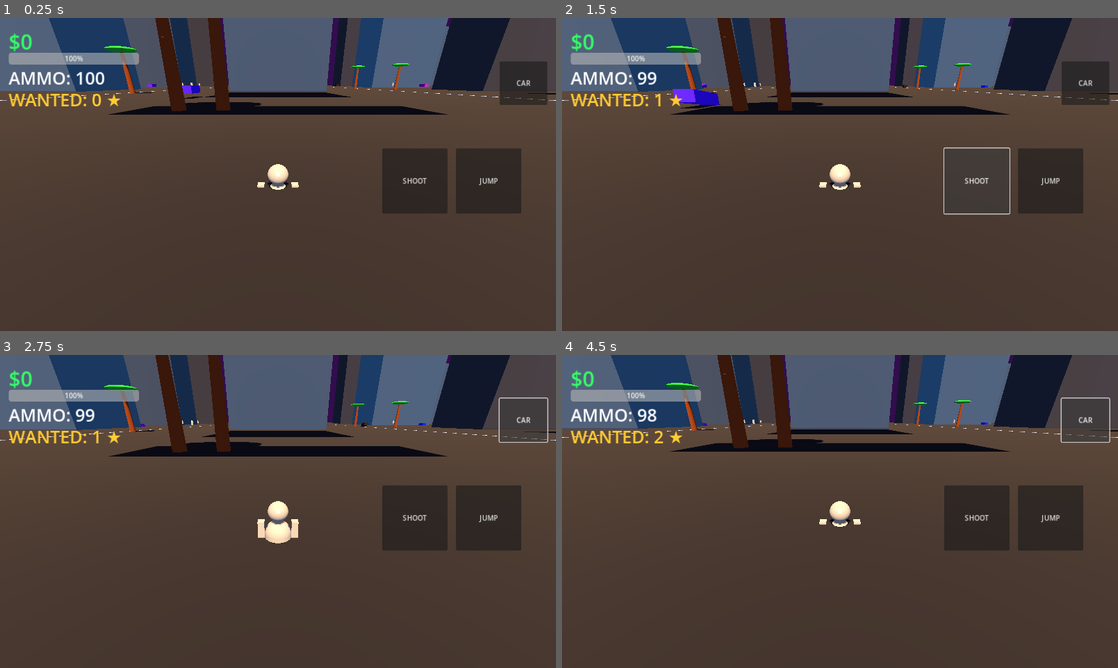
Above: before the commit, frames 1-4 (two rows, left to right).
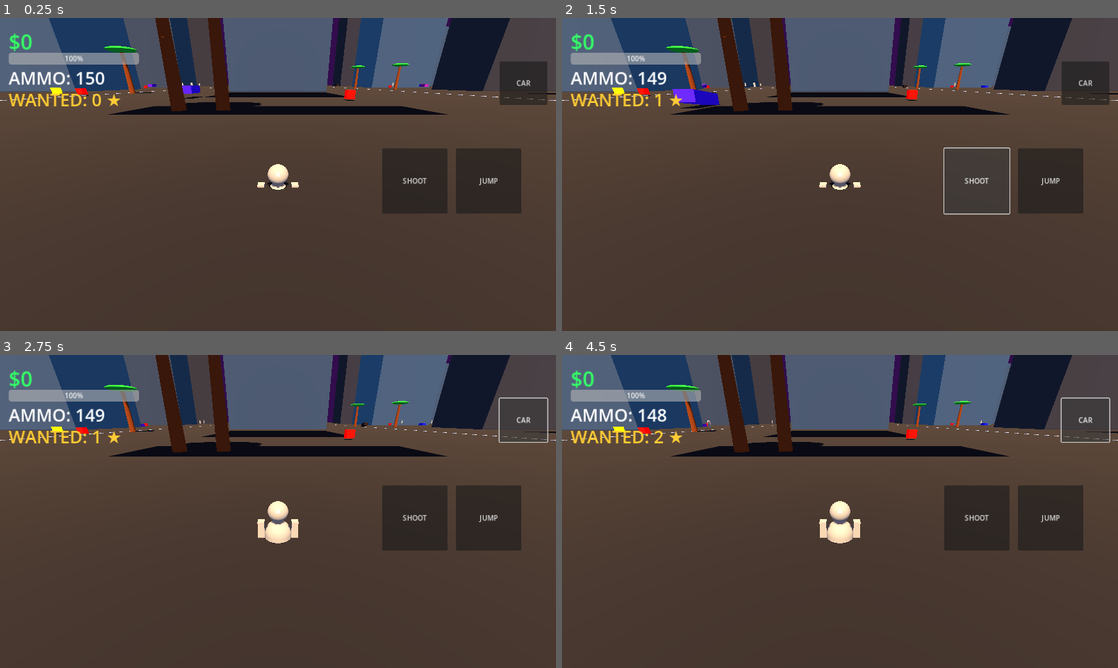
Above: after the commit, the same moments.

Repository: AniblimaxDeveloper/geta-iv-sivis
Game: Godot game, scene res://Main.tscn
Same seed, same stepped clock (60 frames per second), same inputs: the game is played once before the commit and once after it.
Inputs:
- Up to frame 1 (0.25 s): no input
- Up to frame 2 (1.5 s): click "JUMP" at 0.5 s; click "SHOOT" at 1.25 s
- Up to frame 3 (2.75 s): click "CAR" at 2 s
- Up to frame 4 (4.5 s): click "JUMP" at 2.75 s; click "SHOOT" at 3.5 s; click "CAR" at 4.25 s

The runs differ from the first frame. In frame 1, 0.2% of the frame differs, in the area x 9-71%, y 17-27%; in frame 2, 0.3%; in frame 3, 0.3%; in frame 4, 3.1%, in the area x 0-100%, y 0-61%.

Commit message:
feat: Phase 12 - Police Combat, Vehicle Explosions, Weapon Switch, Vignette

Diff:
--- a/Main.gd
+++ b/Main.gd
@@ -5,7 +5,7 @@
 @onready var hud_health = $UI/HealthBar
 @onready var hud_wanted = $UI/WantedLabel
 @onready var hud_ammo = $UI/AmmoLabel
-@onready var sun = $DirectionalLight3D
+@onready var hud_weapon = $UI/WeaponLabel
 
 var wanted_level: int = 0
 var police_spawned: bool = false
@@ -14,6 +14,7 @@
     generate_city()
     spawn_vehicles(15)
     spawn_pedestrians(40)
+    spawn_pickups(20)
 
 func _process(_delta):
     hud_money.text = "$" + str(player.money)
@@ -22,7 +23,6 @@
     hud_ammo.text = "AMMO: " + str(player.ammo)
 
 func generate_city():
-    # 1. Lantai Aspal
     var ground = StaticBody3D.new()
     var floor_mesh = MeshInstance3D.new()
     var plane = PlaneMesh.new()
@@ -40,11 +40,9 @@
     ground.add_child(col)
     add_child(ground)
 
-    # 2. Grid Gedung & Jalan
     var block_size = 100
     for x in range(-3, 4):
         for z in range(-3, 4):
-            # Bangunan
             var b = StaticBody3D.new()
             var m = MeshInstance3D.new()
             var b_box = BoxMesh.new()
@@ -53,24 +51,20 @@
             var d = randf_range(30, 50)
             b_box.size = Vector3(w, h, d)
             m.mesh = b_box
-
             var mat = StandardMaterial3D.new()
             mat.albedo_color = Color(0.15, 0.15, 0.2)
             mat.emission_enabled = true
-            mat.emission = Color(0.2, 0.5, 0.8) * randf_range(0.1, 0.4) # Jendela biru
+            mat.emission = Color(0.2, 0.5, 0.8) * randf_range(0.1, 0.4)
             m.material_override = mat
-
             var c = CollisionShape3D.new()
             var s = BoxShape3D.new()
             s.size = b_box.size
             c.shape = s
-
             b.position = Vector3(x * block_size, h / 2, z * block_size)
             b.add_child(m)
             b.add_child(c)
             add_child(b)
 
-            # Marka Jalan (Garis Putih)
             for i in range(-4, 5):
                 var line = MeshInstance3D.new()
                 var l_box = BoxMesh.new()
@@ -79,11 +73,9 @@
                 var l_mat = StandardMaterial3D.new()
                 l_mat.albedo_color = Color(1, 1, 1, 0.5)
                 line.material_override = l_mat
-                # Posisi di tengah jalan antar gedung
                 line.position = Vector3(x * block_size + block_size/2, 0.02, i * 20 + z * block_size)
                 add_child(line)
 
-    # 3. Pohon Palem
     for i in range(50):
         var palm = Node3D.new()
         var trunk = MeshInstance3D.new()
@@ -108,9 +100,38 @@
         leaf_mat.albedo_color = Color(0.1, 0.6, 0.2)
         leaves.material_override = leaf_mat
         palm.add_child(leaves)
-
         palm.position = Vector3(randf_range(-300, 300), 0, randf_range(-300, 300))
         add_child(palm)
+
+func spawn_pickups(amount: int):
+    for i in range(amount):
+        var pickup = Area3D.new()
+        var col = CollisionShape3D.new()
+        col.shape = BoxShape3D.new()
+        col.shape.size = Vector3(2, 2, 2)
+        var mesh = MeshInstance3D.new()
+        var box = BoxMesh.new()
+        box.size = Vector3(1.5, 1.5, 1.5)
+        mesh.mesh = box
+
+        var is_health = randf() > 0.5
+        var mat = StandardMaterial3D.new()
+        mat.albedo_color = Color(1, 0, 0) if is_health else Color(1, 1, 0)
+        mat.emission_enabled = true
+        mat.emission = Color(1, 0, 0) if is_health else Color(1, 1, 0)
+        mesh.material_override = mat
+
+        pickup.add_child(col)
+        pickup.add_child(mesh)
+        pickup.position = Vector3(randf_range(-200, 200), 1.0, randf_range(-200, 200))
+        pickup.body_entered.connect(_on_pickup.bind(pickup, is_health))
+        add_child(pickup)
+
+func _on_pickup(body, pickup, is_health):
+    if body == player:
+        if is_health: player.add_health(50)
+        else: player.add_ammo(100)
+        pickup.queue_free()
 
 func spawn_vehicles(amount: int):
     for i in range(amount):
@@ -123,6 +144,7 @@
         col.shape = box
         car.add_child(col)
         var mesh = MeshInstance3D.new()
+        mesh.name = "MeshInstance3D"
         var box_mesh = BoxMesh.new()
         box_mesh.size = Vector3(2.5, 1.5, 5.0)
         mesh.mesh = box_mesh
@@ -142,29 +164,27 @@
 func spawn_pedestrians(amount: int):
     for i in range(amount):
         var ped = CharacterBody3D.new()
+        ped.add_to_group("pedestrians")
         ped.set_script(load("res://Pedestrian.gd"))
         var col = CollisionShape3D.new()
         col.shape = CapsuleShape3D.new()
         ped.add_child(col)
-
         var mesh_root = Node3D.new()
         mesh_root.name = "MeshRoot"
         var torso = MeshInstance3D.new()
         torso.mesh = CapsuleMesh.new()
         torso.position.y = 1.0
         mesh_root.add_child(torso)
-
         var head = MeshInstance3D.new()
         head.mesh = SphereMesh.new()
         head.position.y = 1.9
         mesh_root.add_child(head)
-
         ped.add_child(mesh_root)
         ped.position = Vector3(randf_range(-200, 200), 1.0, randf_range(-200, 200))
         add_child(ped)
 
 func panic_pedestrians():
-    var peds = get_tree().get_nodes_in_group("pedestrians") # Pastikan masuk grup
+    var peds = get_tree().get_nodes_in_group("pedestrians")
     for p in peds:
         if p.has_method("panic"):
             p.panic()
--- a/Player.gd
+++ b/Player.gd
@@ -6,7 +6,8 @@
 
 var money: int = 0
 var health: float = 100.0
-var ammo: int = 100
+var ammo: int = 150
+var weapon_type: int = 1 # 1 = Pistol, 2 = SMG
 var input_dir: Vector2 = Vector2.ZERO
 var current_vehicle: VehicleBody3D = null
 var walk_time: float = 0.0
@@ -20,12 +21,18 @@
 @onready var camera_pivot = $CameraPivot
 @onready var spring_arm = $CameraPivot/SpringArm3D
 @onready var camera = $CameraPivot/SpringArm3D/Camera3D
+@onready var vignette = get_node_or_null("../../UI/DamageVignette")
 
 func _physics_process(delta):
+    if vignette:
+        if health < 40:
+            vignette.color.a = lerp(vignette.color.a, 0.5, 0.1)
+        else:
+            vignette.color.a = lerp(vignette.color.a, 0.0, 0.1)
+
     if current_vehicle:
-        # Rem dan Mundur (Sumbu Y Positif = Rem/Mundur)
         if input_dir.y > 0:
-            current_vehicle.brake = input_dir.y * 10.0
+            current_vehicle.brake = input_dir.y * 15.0
             current_vehicle.engine_force = 0
         else:
             current_vehicle.brake = 0
@@ -72,7 +79,6 @@
     if current_vehicle or ammo <= 0: return
     ammo -= 1
 
-    # Efek visual tembakan
     weapon.visible = true
     await get_tree().create_timer(0.1).timeout
     weapon.visible = false
@@ -85,7 +91,6 @@
     query.exclude = [self.get_rid()]
     var result = space_state.intersect_ray(query)
 
-    # Tracer Peluru (Garis Visual)
     var tracer = MeshInstance3D.new()
     var t_mesh = BoxMesh.new()
     t_mesh.size = Vector3(0.05, 0.05, origin.distance_to(end))
@@ -100,7 +105,6 @@
     tracer.look_at(end, Vector3.UP)
     get_tree().create_timer(0.1).timeout.connect(tracer.queue_free)
 
-    # Memicu Panik Warga
     var main = get_node_or_null("../../Main")
     if main:
         main.add_wanted_level()
@@ -108,6 +112,12 @@
 
     if result and result.collider.has_method("take_damage"):
         result.collider.take_damage(50)
+
+func switch_weapon():
+    weapon_type = 2 if weapon_type == 1 else 1
+    var main = get_node_or_null("../../Main")
+    if main:
+        main.hud_weapon.text = "WEAPON: " + ("PISTOL" if weapon_type == 1 else "SMG")
 
 func interact():
     if current_vehicle:
@@ -124,3 +134,5 @@
     if health <= 0: get_tree().reload_current_scene()
 
 func add_money(amount: int): money += amount
+func add_ammo(amount: int): ammo += amount
+func add_health(amount: float): health = min(100.0, health + amount)
--- a/Police.gd
+++ b/Police.gd
@@ -2,6 +2,7 @@
 var speed: float = 12.0
 var target: Node3D
 var health: int = 100
+var shoot_cooldown: float = 1.5
 
 func _ready():
     target = get_node_or_null("../../Player")
@@ -9,10 +10,14 @@
 
 func _physics_process(delta):
     if not is_on_floor(): velocity.y -= 30.0 * delta
+    shoot_cooldown -= delta
+
     if target and health > 0:
         var dir = (target.global_position - global_position)
         dir.y = 0
-        if dir.length() > 2.0:
+        var dist = dir.length()
+
+        if dist > 15.0:
             dir = dir.normalized()
             velocity.x = dir.x * speed
             velocity.z = dir.z * speed
@@ -20,8 +25,13 @@
         else:
             velocity.x = 0
             velocity.z = 0
-            if target.has_method("take_damage"):
-                target.take_damage(25.0 * delta)
+            look_at(Vector3(target.global_position.x, global_position.y, target.global_position.z), Vector3.UP)
+
+            # Tembak Pemain
+            if shoot_cooldown <= 0:
+                shoot_cooldown = 1.5
+                if target.has_method("take_damage"):
+                    target.take_damage(10.0)
     move_and_slide()
 
 func take_damage(amount: int):
--- a/TrafficCar.gd
+++ b/TrafficCar.gd
@@ -2,14 +2,16 @@
 var target_speed: float = 600.0
 var time: float = 0.0
 var ray: RayCast3D
+var health: float = 100.0
 
 func _ready():
     ray = RayCast3D.new()
-    ray.target_position = Vector3(0, 0, -6) # Deteksi 6 meter ke depan
+    ray.target_position = Vector3(0, 0, -6)
     add_child(ray)
 
 func _physics_process(delta):
-    # Jika ada halangan di depan, rem!
+    if health <= 0: return
+
     if ray.is_colliding():
         brake = 10.0
         engine_force = 0
@@ -21,3 +23,28 @@
     if time > randf_range(5.0, 10.0):
         time = 0
         steering = randf_range(-0.3, 0.3)
+
+func take_damage(amount: float):
+    health -= amount
+    var mat = $MeshInstance3D.material_override as StandardMaterial3D
+    if mat:
+        mat.albedo_color = Color(1, 0, 0) # Berkedip merah
+        await get_tree().create_timer(0.1).timeout
+        if health > 0:
+            mat.albedo_color = Color(randf(), 0.1, randf())
+        else:
+            explode()
+
+func explode():
+    var light = OmniLight3D.new()
+    light.light_color = Color(1, 0.5, 0)
+    light.light_energy = 20.0
+    light.omni_range = 30.0
+    add_child(light)
+
+    $MeshInstance3D.visible = false
+    engine_force = 0
+    brake = 20.0
+
+    await get_tree().create_timer(1.5).timeout
+    queue_free()
Not shown, changed: export_presets.cfg
